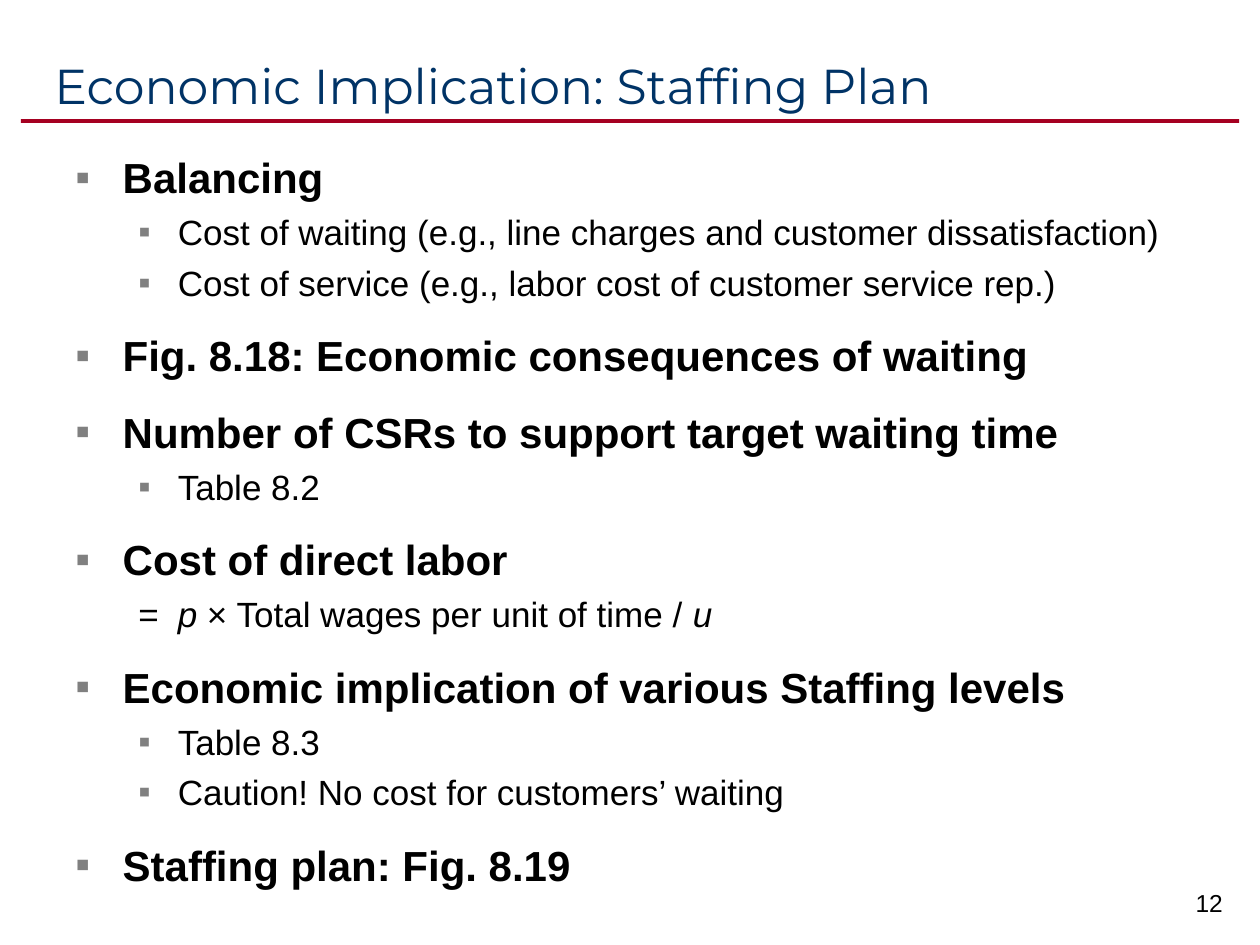
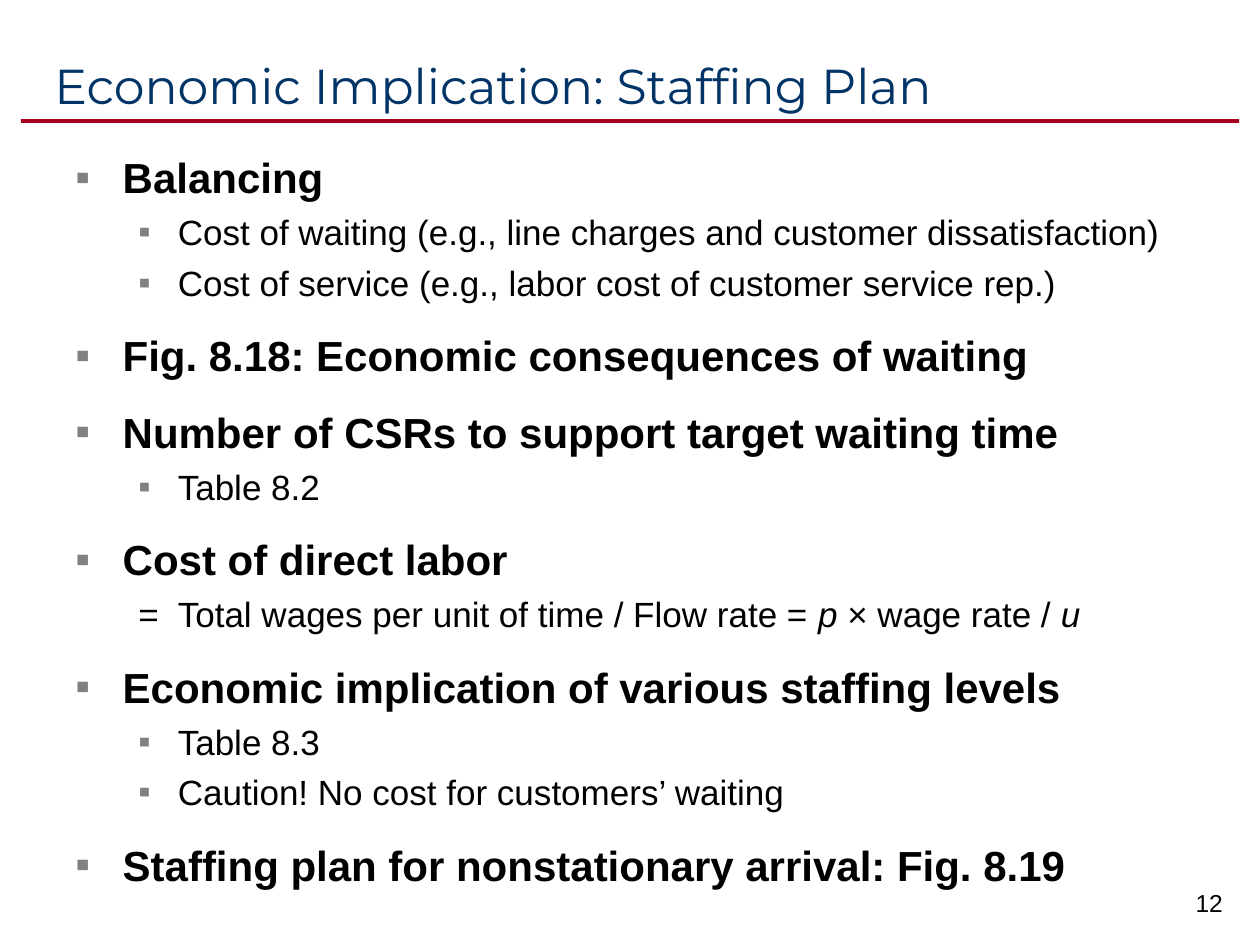
Before and after one commit to ikelab/courses, a slide deck: slide 12 of pm2016/c08.ppt. Drawn at 1260x945 pixels with LibreOffice and Linux fonts; fonts in the diff are those of the drawing. Boxes give left, top, right and bottom in pixels: in the first picture for what was removed or moved away, otherwise in the second. Text is boxed around its words. In the diff, an @@ line names an element or a change of style, - is before the commit and + after.

Commit message:
Ch. 8. revision.

```diff
--- a/pm2016/c08.ppt
+++ b/pm2016/c08.ppt
@@ text at (123, 601, 1080, 711): text changed; size 24 to 20 pt; bold off @@
-  = p × Total wages per unit of time / u
-▪ Economic implication of various Staffing levels
+  = Total wages per unit of time / Flow rate = p × wage rate / u
+▪ Economic implication of various staffing levels
@@ text at (123, 850, 1065, 889): text changed @@
-▪ Staffing plan: Fig. 8.19
+▪ Staffing plan for nonstationary arrival: Fig. 8.19
```
Also in this commit, not shown: 5 other slides changed.
